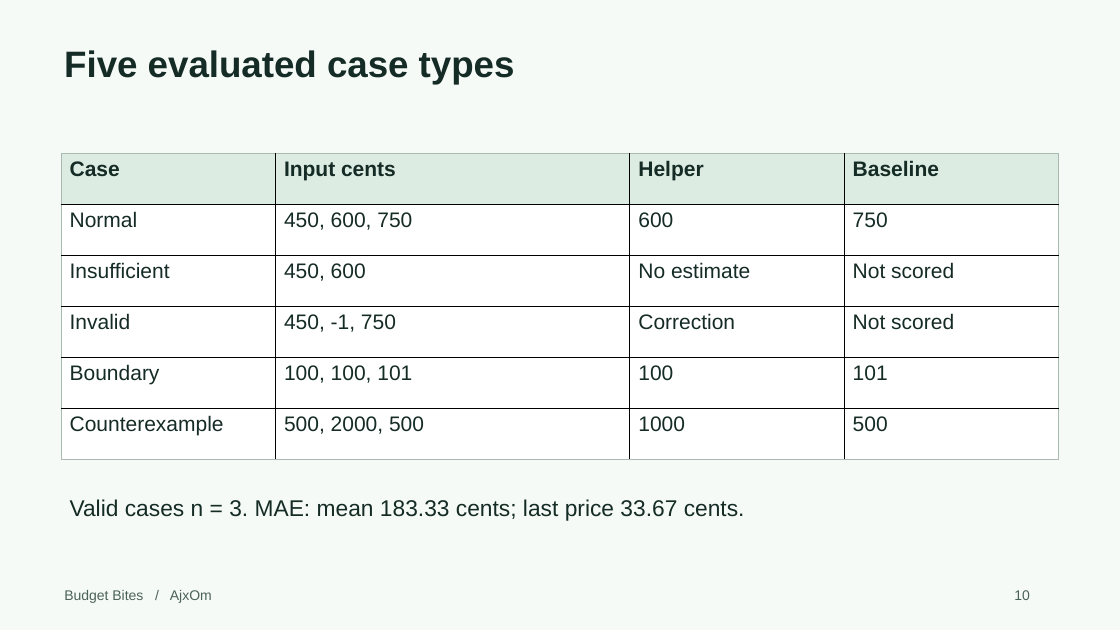
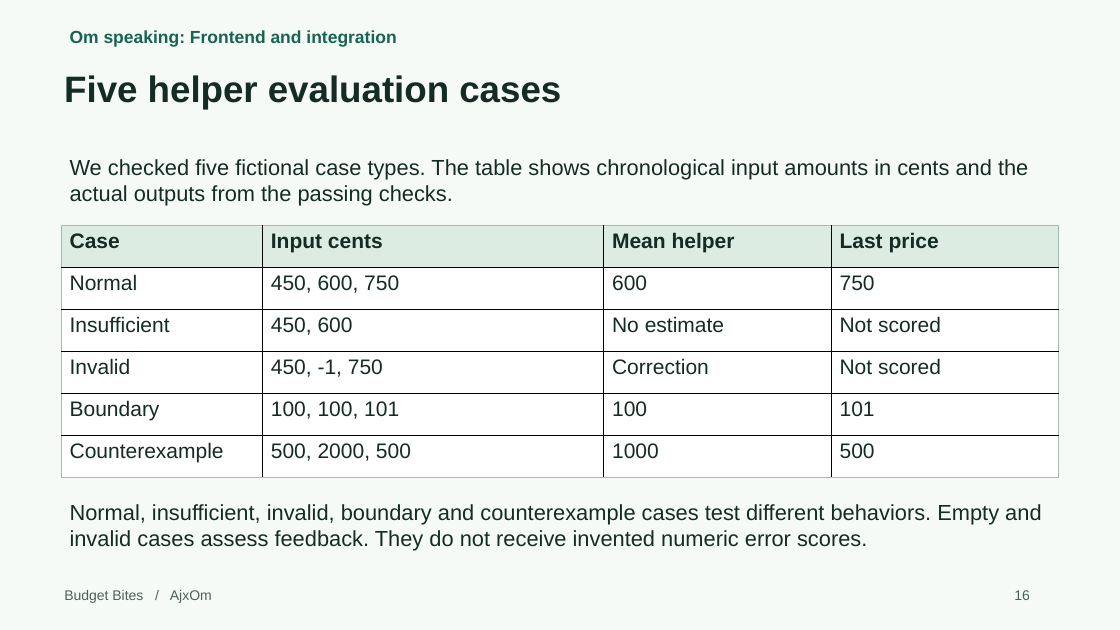
Before and after one commit to Omswaroopreddyudumula/ajxom-budget-bites, a slide deck: slide 16 of submission/Project1_Presentation.pptx (slide 10 before the commit). Drawn at 1120x630 pixels with LibreOffice and Linux fonts; fonts in the diff are those of the drawing. Boxes give left, top, right and bottom in pixels: in the first picture for what was removed or moved away, otherwise in the second. Text is boxed around its words. In the diff, an @@ line names an element or a change of style, - is before the commit and + after.

```diff
--- a/submission/Project1_Presentation.pptx
+++ b/submission/Project1_Presentation.pptx
@@ text added at box(70, 30, 396, 47), 15 pt, text #176452, bold @@
+Om speaking: Frontend and integration
@@ text at box(64, 75, 561, 109): text changed @@
-Five evaluated case types
+Five helper evaluation cases
@@ text added at box(70, 159, 1028, 206), 18.8 pt, text #152B25 @@
+We checked five fictional case types. The table shows chronological input amounts in cents and the actual outputs from the passing checks.
@@ table at box(61, 226, 1060, 478) @@
-row 1, column 3: Helper
+row 1, column 3: Mean helper
-row 1, column 4: Baseline
+row 1, column 4: Last price
@@ table: place and size @@
-table at box(61, 153, 1059, 460)
+table at box(61, 226, 1060, 478)
@@ text removed at box(70, 499, 745, 521) @@
-Valid cases n = 3. MAE: mean 183.33 cents; last price 33.67 cents.
@@ text added at box(70, 504, 1041, 551), 18.8 pt, text #152B25 @@
+Normal, insufficient, invalid, boundary and counterexample cases test different behaviors. Empty and invalid cases assess feedback. They do not receive invented numeric error scores.
@@ text at box(1014, 590, 1030, 600): text changed @@
-10
+16
```
Also in this commit, not shown: 21 slides added, 17 slides removed, 3 other files.
